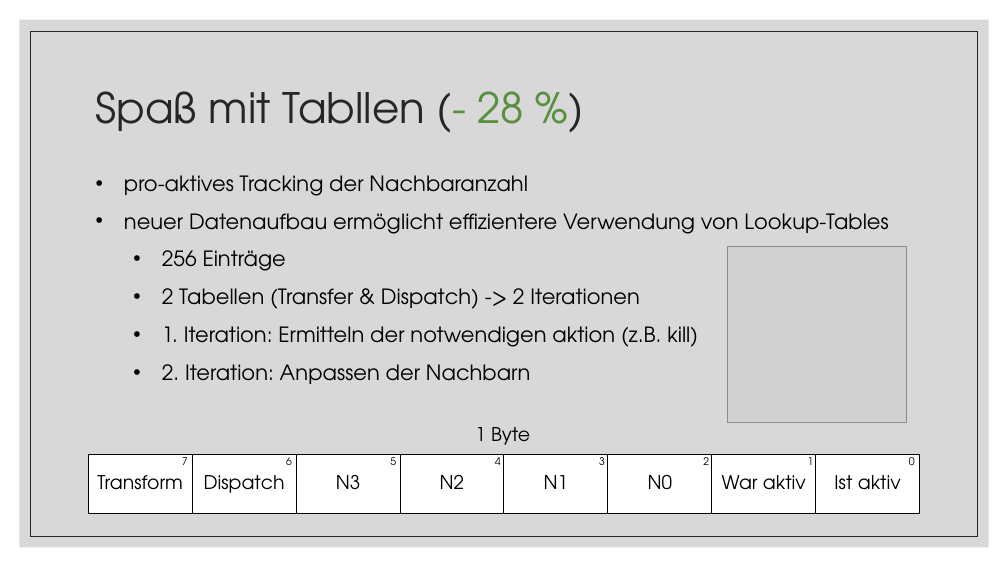
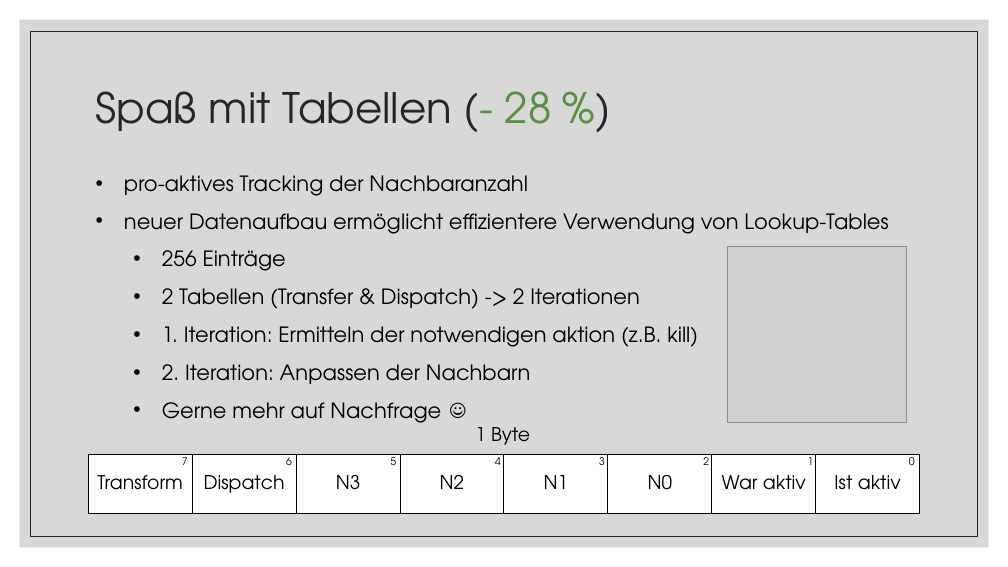
Before and after one commit to tobixdev/TUWien_WS20_EfficientPrograms, a slide deck: slide 17 of Conway’s Game of Life.pptx. Drawn at 1008x567 pixels with LibreOffice and Linux fonts; fonts in the diff are those of the drawing; grey boxes stand for pictures. Boxes give left, top, right and bottom in pixels: in the first picture for what was removed or moved away, otherwise in the second. Text is boxed around its words. In the diff, an @@ line names an element or a change of style, - is before the commit and + after.

```diff
--- a/Conway’s Game of Life.pptx
+++ b/Conway’s Game of Life.pptx
@@ title at (96, 91, 551, 131): text changed @@
-Spaß mit Tabllen (- 28 %)
+Spaß mit Tabellen (- 28 %)
@@ text at (162, 402, 441, 423): paragraph added @@
+  • Gerne mehr auf Nachfrage ☺
```
Also in this commit, not shown: 13 other slides changed.
